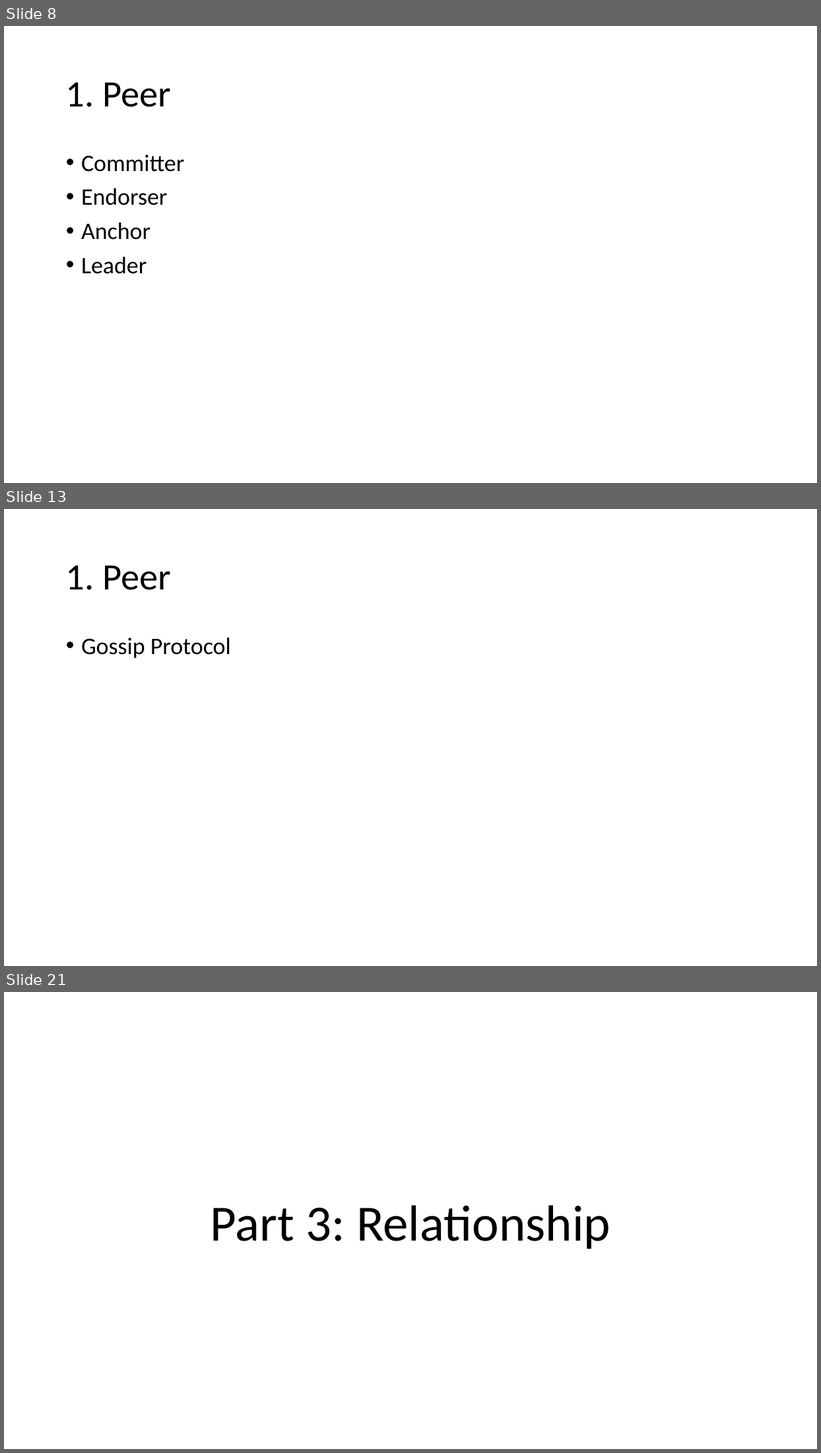
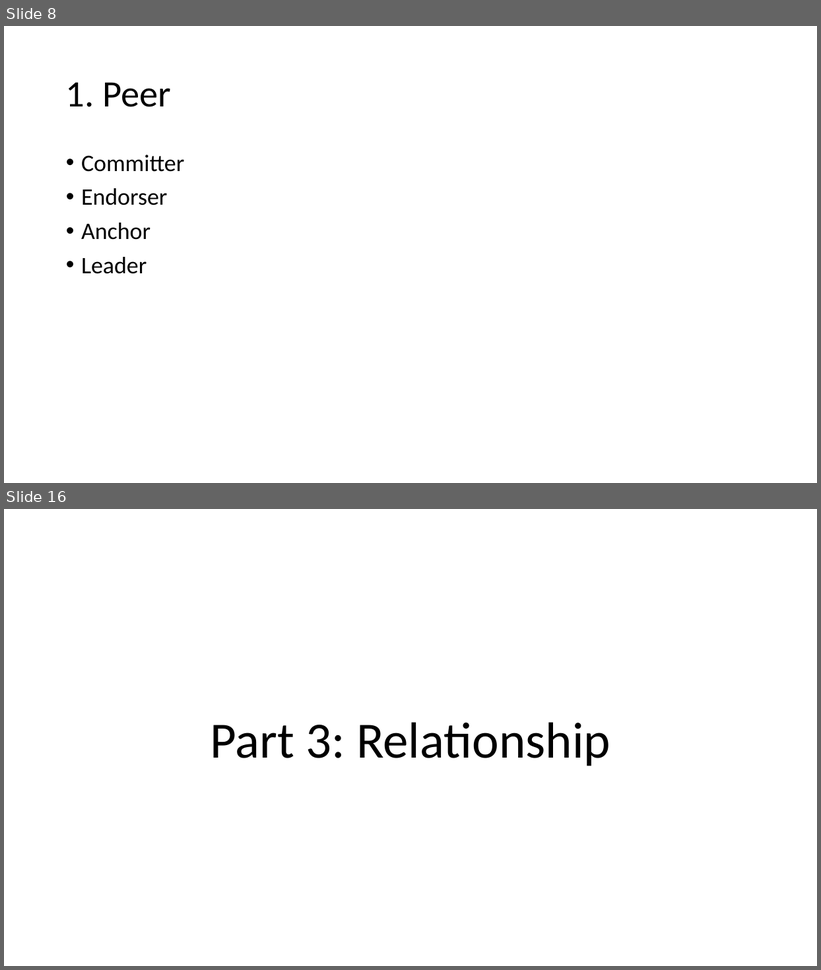
Before and after one commit to freekatz/Blockchain-Notes, a slide deck: fabric notes/【2020.12.26】Fabric Network Runtime Architecture.pptx. Shown one above the other, each under a label of ours: slides 8, 13 and 21 before the commit, slides 8 and 16 after it; the slides between them are not shown. The pictures are 821x1453 and 821x970 pixels, drawn with LibreOffice and Linux fonts; fonts in the diff are those of the drawing. Boxes give left, top, right and bottom in pixels: in the first picture for what was removed or moved away, otherwise in the second. Text is boxed around its words. In the diff, an @@ line names an element or a change of style, - is before the commit and + after.

```diff
--- a/fabric notes/【2020.12.26】Fabric Network Runtime Architecture.pptx
+++ b/fabric notes/【2020.12.26】Fabric Network Runtime Architecture.pptx
@@ slide 13 removed at [4, 509, 817, 966], background #FFFFFF @@
@@ title removed at [66, 565, 171, 590] @@
-1. Peer
@@ text removed at [81, 638, 231, 658] @@
-• Gossip Protocol
@@ what was slide 21 is now slide 16 @@
```
Also in this commit, not shown: 8 slides changed, 5 other slides removed, 8 other files.
